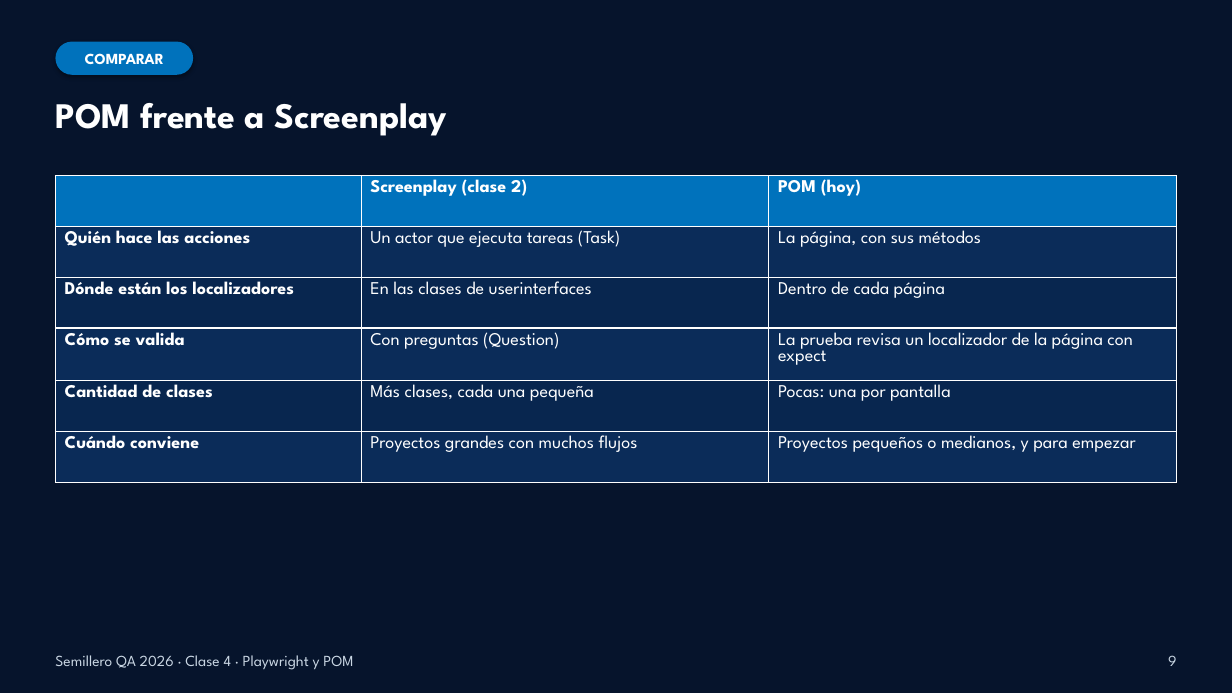
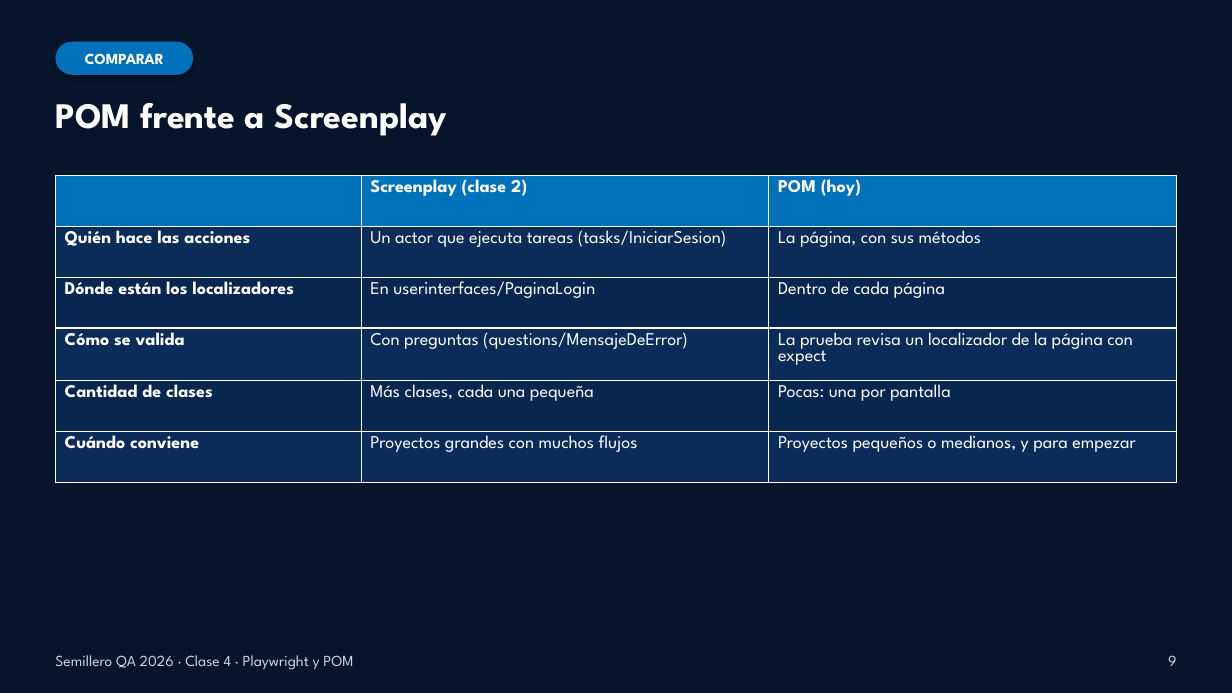
Before and after one commit to dzapbeta/semillero2026, a slide deck: slide 9 of material-de-apoyo/Clase4_Presentacion_Playwright_POM.pptx. Drawn at 1232x693 pixels with LibreOffice and Linux fonts; fonts in the diff are those of the drawing. Boxes give left, top, right and bottom in pixels: in the first picture for what was removed or moved away, otherwise in the second. Text is boxed around its words. In the diff, an @@ line names an element or a change of style, - is before the commit and + after.

```diff
--- a/material-de-apoyo/Clase4_Presentacion_Playwright_POM.pptx
+++ b/material-de-apoyo/Clase4_Presentacion_Playwright_POM.pptx
@@ table at <box>55,176,1177,481</box> @@
-row 2, column 2: Un actor que ejecuta tareas (Task)
+row 2, column 2: Un actor que ejecuta tareas (tasks/IniciarSesion)
-row 3, column 2: En las clases de userinterfaces
+row 3, column 2: En userinterfaces/PaginaLogin
-row 4, column 2: Con preguntas (Question)
+row 4, column 2: Con preguntas (questions/MensajeDeError)
```
Also in this commit, not shown: 2 other files.
